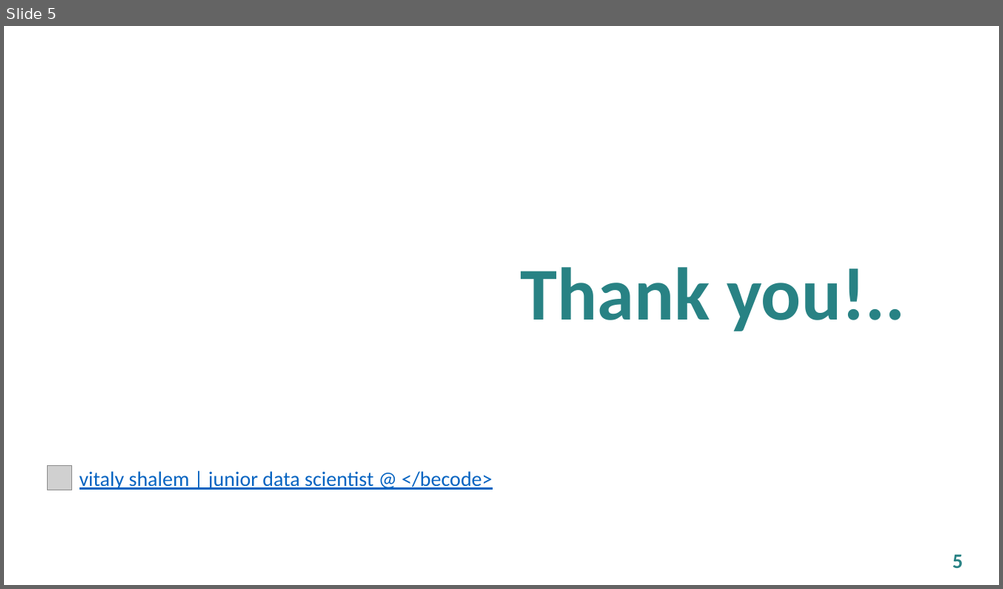
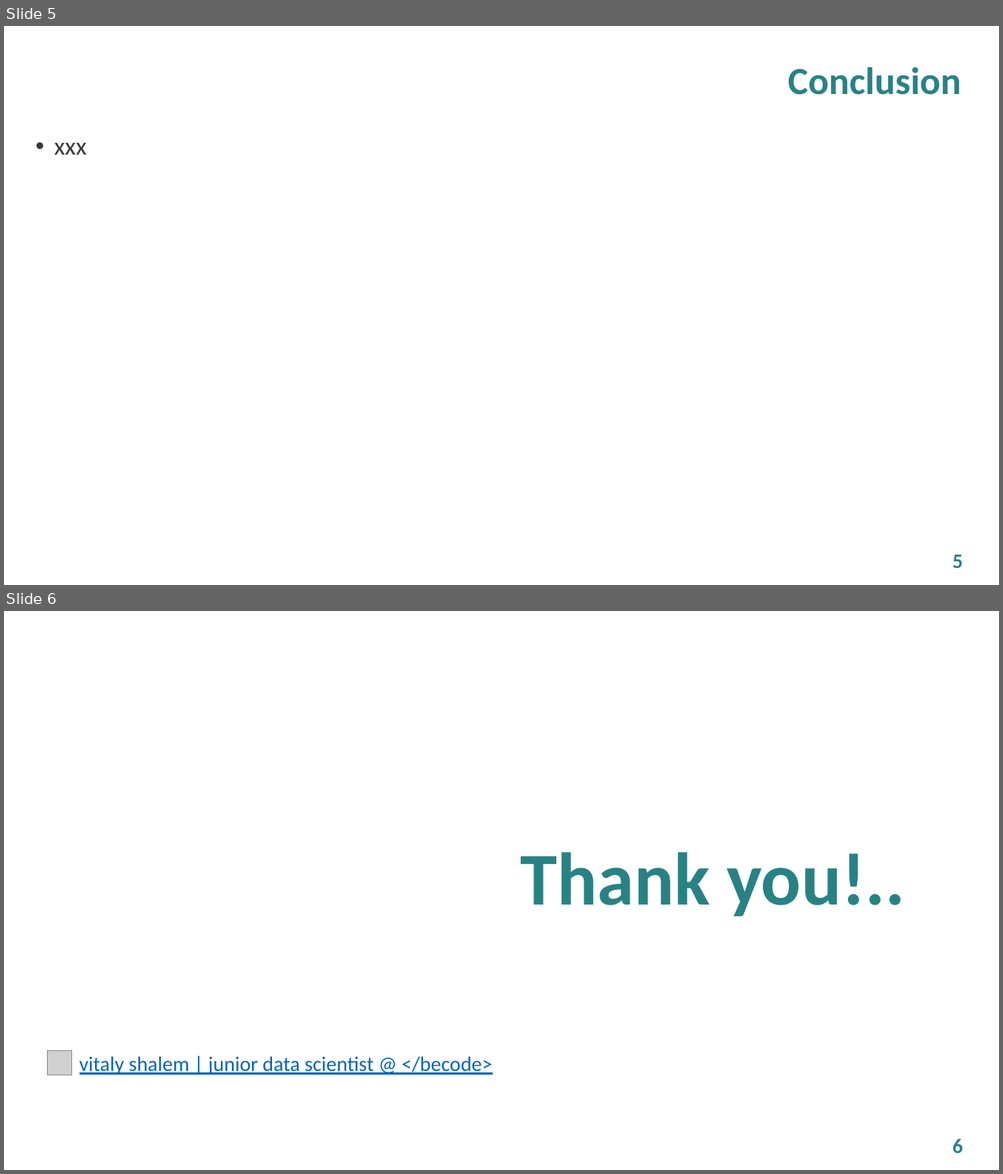
Before and after one commit to vitaly-shalem/ImmoEliza-DataAnalysis, a slide deck: doc/20230711_ImmoEliza_DataAnalysis_pres.pptx. Shown one above the other, each under a label of ours: slide 5 before the commit, slides 5 and 6 after it. The pictures are 1003x589 and 1003x1174 pixels, drawn with LibreOffice and Linux fonts; fonts in the diff are those of the drawing; grey boxes stand for pictures; background and template pictures are left out. Boxes give left, top, right and bottom in pixels: in the first picture for what was removed or moved away, otherwise in the second. Text is boxed around its words. In the diff, an @@ line names an element or a change of style, - is before the commit and + after.

Commit message:
Fix some analysis plots, add conclusion slide to presentation (empty, to be filled)

```diff
--- a/doc/20230711_ImmoEliza_DataAnalysis_pres.pptx
+++ b/doc/20230711_ImmoEliza_DataAnalysis_pres.pptx
@@ slide 5 added at (4,26,999,585), background picture (left out) @@
@@ text added at (788,67,961,95), 37 pt, text #288284, bold @@
+Conclusion
@@ text added at (54,143,87,155), 24 pt, text #3B3838 @@
+• xxx
@@ page number added at (952,555,962,568), 20 pt, text #288284, bold @@
+5
@@ what was slide 5 is now slide 6 @@
@@ page number at (952,1139,962,1153): text changed @@
-5
+6
```
Also in this commit, not shown: 1 slide changed, 1 other file.
